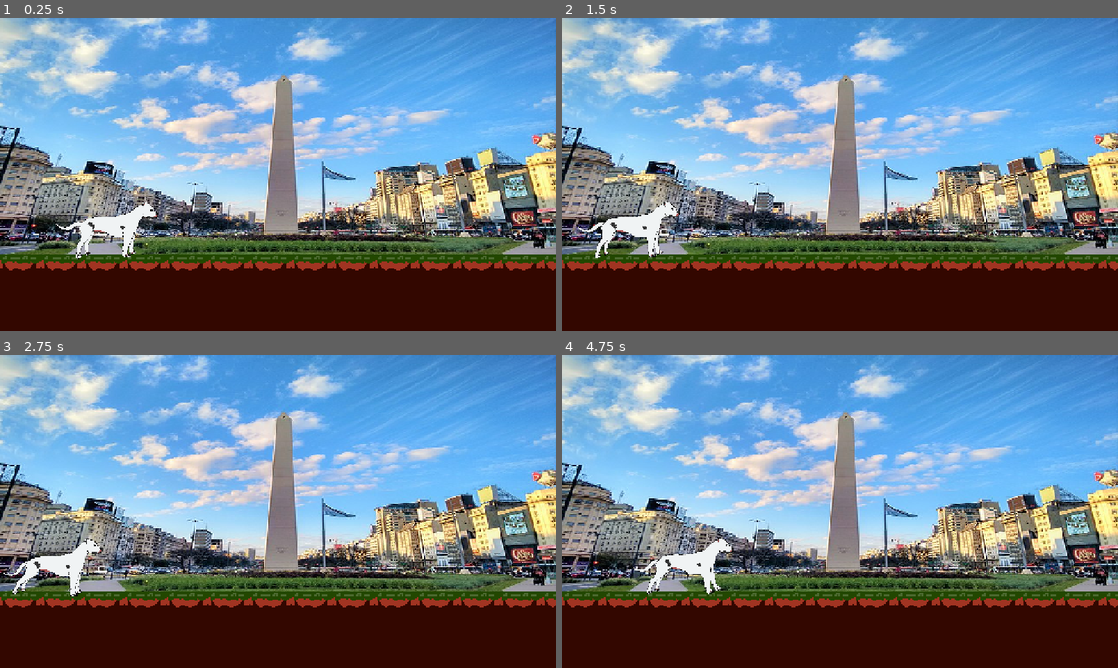
Above: before the commit, frames 1-4 (two rows, left to right).
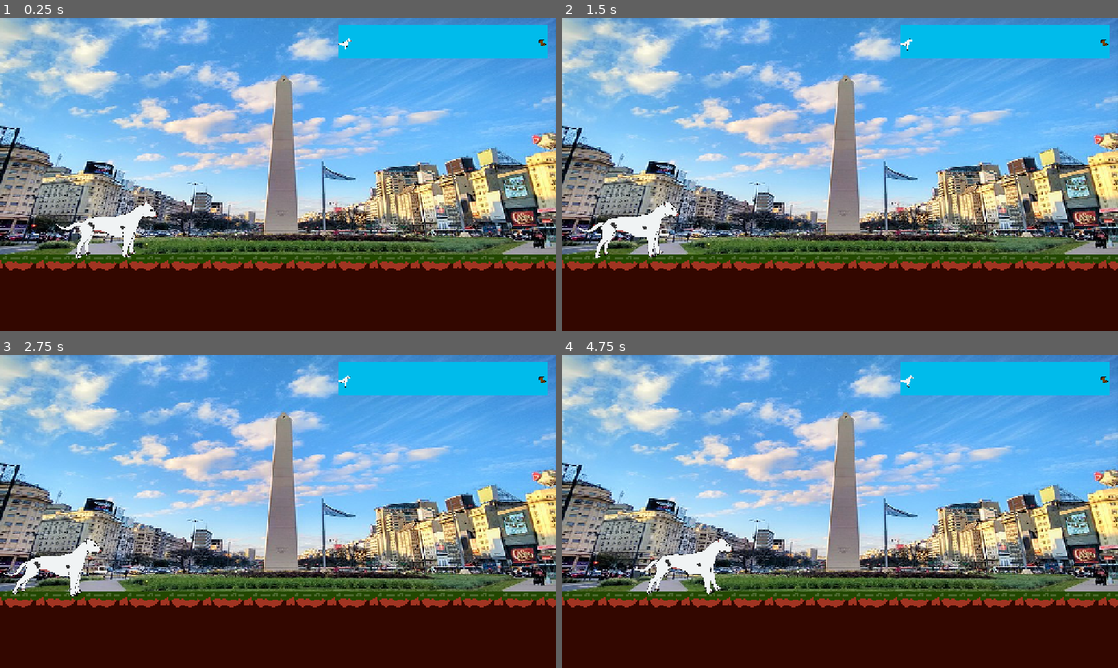
Above: after the commit, the same moments.

Repository: TheLuck12/DogoRun
Game: Godot game, scene res://Escena/nivel.tscn
Same seed, same stepped clock (60 frames per second), same inputs: the game is played once before the commit and once after it. The engine's default icon, where the game draws it, is replaced by a stand-in: a white triangle on a blue panel in a dark square.
Inputs:
- Up to frame 1 (0.25 s): no input
- Up to frame 2 (1.5 s): tap Enter (ui_accept) at 0.5, 0.77, 1.25 s; hold Y 0.53-1.28 s; tap Y at 1.35 s
- Up to frame 3 (2.75 s): tap Enter (ui_accept) at 1.52 s; hold Y from 2.03 s (still down)
- Up to frame 4 (4.75 s): tap Enter (ui_accept) at 2.75, 3.02, 3.77, 4.25, 4.52 s; release Y at 2.78 s; tap Y at 2.85, 4.35 s; hold Y 3.53-4.28 s

The runs differ from the first frame. In frame 1, 4.0% of the frame differs, in the area x 60-99%, y 2-13%; in frame 2, 4.0%; in frame 3, 4.0%; in frame 4, 4.0%.

Commit message:
agregue barra de proceso

Diff:
--- a/Escena/enemigo1.tscn
+++ b/Escena/enemigo1.tscn
@@ -32,6 +32,7 @@
 objetoTirable = ExtResource("2_5ulp1")
 
 [node name="CollisionShape2D" type="CollisionShape2D" parent="."]
+position = Vector2(0, -8)
 shape = SubResource("CapsuleShape2D_r2tdg")
 
 [node name="AnimatedSprite2D" type="AnimatedSprite2D" parent="."]
--- a/Escena/interfaz.tscn
+++ b/Escena/interfaz.tscn
@@ -1,24 +1,90 @@
-[gd_scene load_steps=2 format=3 uid="uid://blbrhdkmb00ge"]
+[gd_scene load_steps=11 format=3 uid="uid://blbrhdkmb00ge"]
 
 [ext_resource type="Script" uid="uid://caulwwu4ccwsh" path="res://Scripts/interfaz.gd" id="1_l0ay0"]
+[ext_resource type="Texture2D" uid="uid://b1v465p8fftsf" path="res://Arte/BarraDeProgreso/Atras.png" id="2_o6vvq"]
+[ext_resource type="Texture2D" uid="uid://5ykmt00ylyvj" path="res://Arte/Carpincho.png" id="3_f5vjo"]
+[ext_resource type="Texture2D" uid="uid://ch1ijc3p0eksc" path="res://Arte/BarraDeProgreso/full.png" id="3_o6vvq"]
+[ext_resource type="Texture2D" uid="uid://dymueski7quti" path="res://Arte/Dogo/Idle.png" id="5_8l6ld"]
+[ext_resource type="Texture2D" uid="uid://d381luoo0uhdm" path="res://icon.svg" id="6_l3x6v"]
+
+[sub_resource type="Animation" id="Animation_83pey"]
+resource_name = "Barra"
+length = 60.0
+tracks/0/type = "value"
+tracks/0/imported = false
+tracks/0/enabled = true
+tracks/0/path = NodePath("CanvasGroup/Idle:position")
+tracks/0/interp = 1
+tracks/0/loop_wrap = true
+tracks/0/keys = {
+"times": PackedFloat32Array(0, 60),
+"transitions": PackedFloat32Array(1, 1),
+"update": 0,
+"values": [Vector2(784, 61), Vector2(1233, 61)]
+}
+
+[sub_resource type="Animation" id="Animation_l3x6v"]
+length = 0.001
+tracks/0/type = "value"
+tracks/0/imported = false
+tracks/0/enabled = true
+tracks/0/path = NodePath("CanvasGroup/Idle:position")
+tracks/0/interp = 1
+tracks/0/loop_wrap = true
+tracks/0/keys = {
+"times": PackedFloat32Array(0),
+"transitions": PackedFloat32Array(1),
+"update": 0,
+"values": [Vector2(784, 61)]
+}
+
+[sub_resource type="AnimationLibrary" id="AnimationLibrary_6fut1"]
+_data = {
+&"Barra": SubResource("Animation_83pey"),
+&"RESET": SubResource("Animation_l3x6v")
+}
+
+[sub_resource type="CanvasItemMaterial" id="CanvasItemMaterial_7tdul"]
+blend_mode = 2
 
 [node name="Interfaz" type="CanvasLayer"]
 script = ExtResource("1_l0ay0")
 
-[node name="ProgressBar" type="ProgressBar" parent="."]
-offset_left = 598.0
-offset_right = 602.0
-offset_bottom = 27.0
-max_value = 60.0
-
-[node name="Label" type="Label" parent="."]
-offset_left = 598.0
-offset_right = 665.0
-offset_bottom = 162.0
-theme_override_font_sizes/font_size = 118
-text = "0"
+[node name="AnimationPlayer" type="AnimationPlayer" parent="."]
+libraries = {
+&"": SubResource("AnimationLibrary_6fut1")
+}
 
 [node name="Timer" type="Timer" parent="."]
 autostart = true
 
+[node name="CanvasGroup" type="CanvasGroup" parent="."]
+
+[node name="BarraProceso" type="TextureProgressBar" parent="CanvasGroup"]
+offset_left = 779.0
+offset_top = 16.0
+offset_right = 2059.0
+offset_bottom = 736.0
+scale = Vector2(0.37525, 0.105482)
+max_value = 60.0
+texture_under = ExtResource("2_o6vvq")
+texture_progress = ExtResource("3_o6vvq")
+
+[node name="Carpincho" type="Sprite2D" parent="CanvasGroup"]
+position = Vector2(1248, 56)
+scale = Vector2(0.499999, 0.5)
+texture = ExtResource("3_f5vjo")
+flip_h = true
+
+[node name="Idle" type="Sprite2D" parent="CanvasGroup"]
+position = Vector2(784, 61)
+scale = Vector2(0.0406251, 0.0444444)
+texture = ExtResource("5_8l6ld")
+flip_h = true
+
+[node name="Icon" type="Sprite2D" parent="CanvasGroup"]
+material = SubResource("CanvasItemMaterial_7tdul")
+position = Vector2(715, 54)
+texture = ExtResource("6_l3x6v")
+
 [connection signal="timeout" from="Timer" to="." method="_on_timer_timeout"]
--- a/Escena/nivel.tscn
+++ b/Escena/nivel.tscn
@@ -9,6 +9,7 @@
 [ext_resource type="PackedScene" uid="uid://hiq8v640fdkr" path="res://Escena/mov_obs_3.tscn" id="6_ovso8"]
 [ext_resource type="Texture2D" uid="uid://c3j74w5qh2243" path="res://Arte/ObeliscoBA2015.2.jpg" id="7_f8y3q"]
 [ext_resource type="PackedScene" uid="uid://tbovlcygn17y" path="res://Escena/meta.tscn" id="9_cbkso"]
+[ext_resource type="PackedScene" uid="uid://blbrhdkmb00ge" path="res://Escena/interfaz.tscn" id="10_nuv4m"]
 
 [sub_resource type="TileSetAtlasSource" id="TileSetAtlasSource_kmxtv"]
 texture = ExtResource("1_6ytlt")
@@ -59,7 +60,7 @@
 position = Vector2(0, 8)
 
 [node name="Colectivos" type="Node2D" parent="Obstaculos"]
-position = Vector2(-152, 592)
+position = Vector2(-152, 579)
 
 [node name="Obstaculo2" parent="Obstaculos/Colectivos" instance=ExtResource("5_q23nn")]
 position = Vector2(1832, -162)
@@ -218,4 +219,6 @@
 limit_smoothed = true
 position_smoothing_speed = 3.5
 
+[node name="Interfaz" parent="." instance=ExtResource("10_nuv4m")]
+
 [connection signal="body_entered" from="DetectarObjTirable" to="." method="ActivarTimer"]
--- a/Escena/obstaculo_3.tscn
+++ b/Escena/obstaculo_3.tscn
@@ -17,7 +17,7 @@
 [sub_resource type="CircleShape2D" id="CircleShape2D_orvw1"]
 radius = 33.0
 
-[node name="Obstaculo3" type="Area2D" groups=["Enemigo"]]
+[node name="Obstaculo3" type="Area2D" groups=["Enemigo3"]]
 script = ExtResource("1_o2an6")
 
 [node name="AnimatedSprite2D" type="AnimatedSprite2D" parent="."]
--- a/Scripts/interfaz.gd
+++ b/Scripts/interfaz.gd
@@ -1,11 +1,19 @@
 extends CanvasLayer
-
-func _process(delta: float) -> void:
-	if Global.enJuego == false:
-		$Timer.autostart = false
+@onready var Barra = $CanvasGroup/BarraProceso
+func _ready() -> void:
+	$AnimationPlayer.play("Barra")
+func _process(_delta: float) -> void:
+	DetenerTimer()
+func _on_timer_timeout() -> void:
+	Global.timer += 1
+	Barra.value += 1
+	print(Global.timer)
 
 
-func _on_timer_timeout() -> void:
-	Global.timer += 1
-	$ProgressBar.value += 0.6
-	$Label.text = str(Global.timer)
+func DetenerTimer():
+	if Barra.value == 60:
+		$Timer.stop()
+		$AnimationPlayer.pause()
+	elif Global.enJuego == false:
+		$Timer.stop()
+		$AnimationPlayer.pause()
--- a/Scripts/mov_obs_3.gd
+++ b/Scripts/mov_obs_3.gd
@@ -2,10 +2,10 @@
 
 
 func _on_area_2d_area_entered(area: Area2D) -> void:
-	if area.is_in_group("Enemigo"):
+	if area.is_in_group("Enemigo3"):
 		area.Movimiento = 0
 
 
 func _on_area_2d_2_area_entered(area: Area2D) -> void:
-	if area.is_in_group("Enemigo"):
+	if area.is_in_group("Enemigo3"):
 		area.Movimiento = 1
Binary file added: Arte/BarraDeProgreso/Atras.png
Not shown, added: Arte/BarraDeProgreso/Atras.png.import
Binary file added: Arte/BarraDeProgreso/full.png
Not shown, added: Arte/BarraDeProgreso/full.png.import
Not shown: 1 places in Escena/nivel.tscn that only renumber resources
Not shown, added: Arte/BarraDeProgreso/Atras.png~
Not shown, added: Arte/BarraDeProgreso/full.png~
